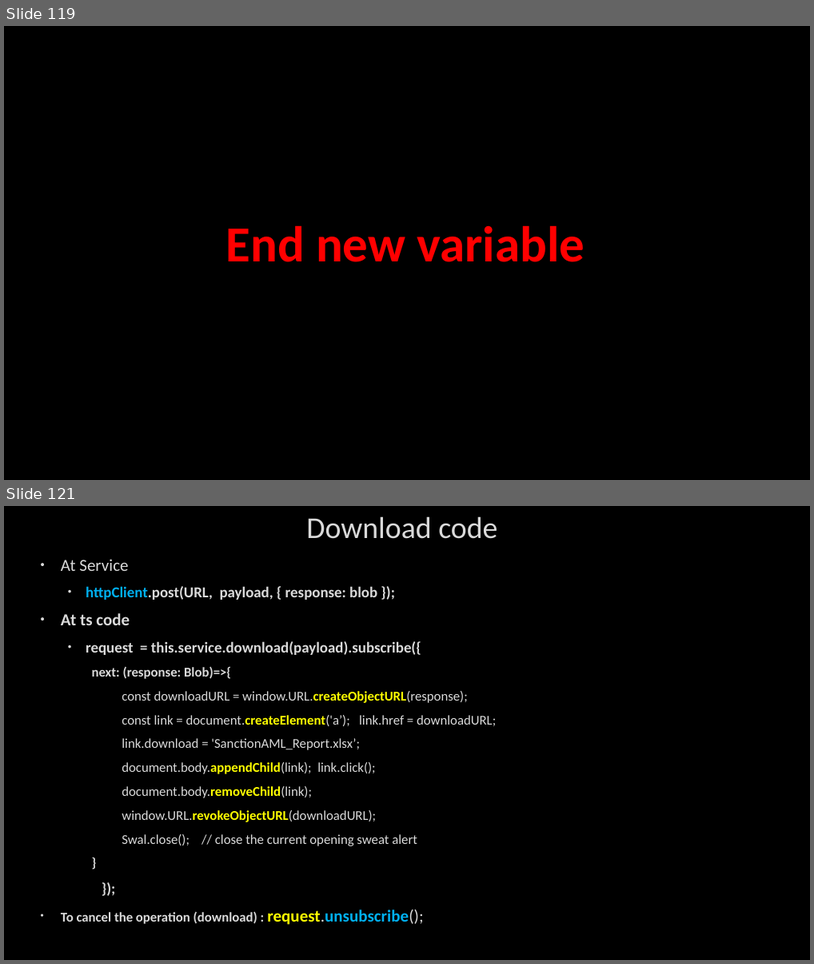
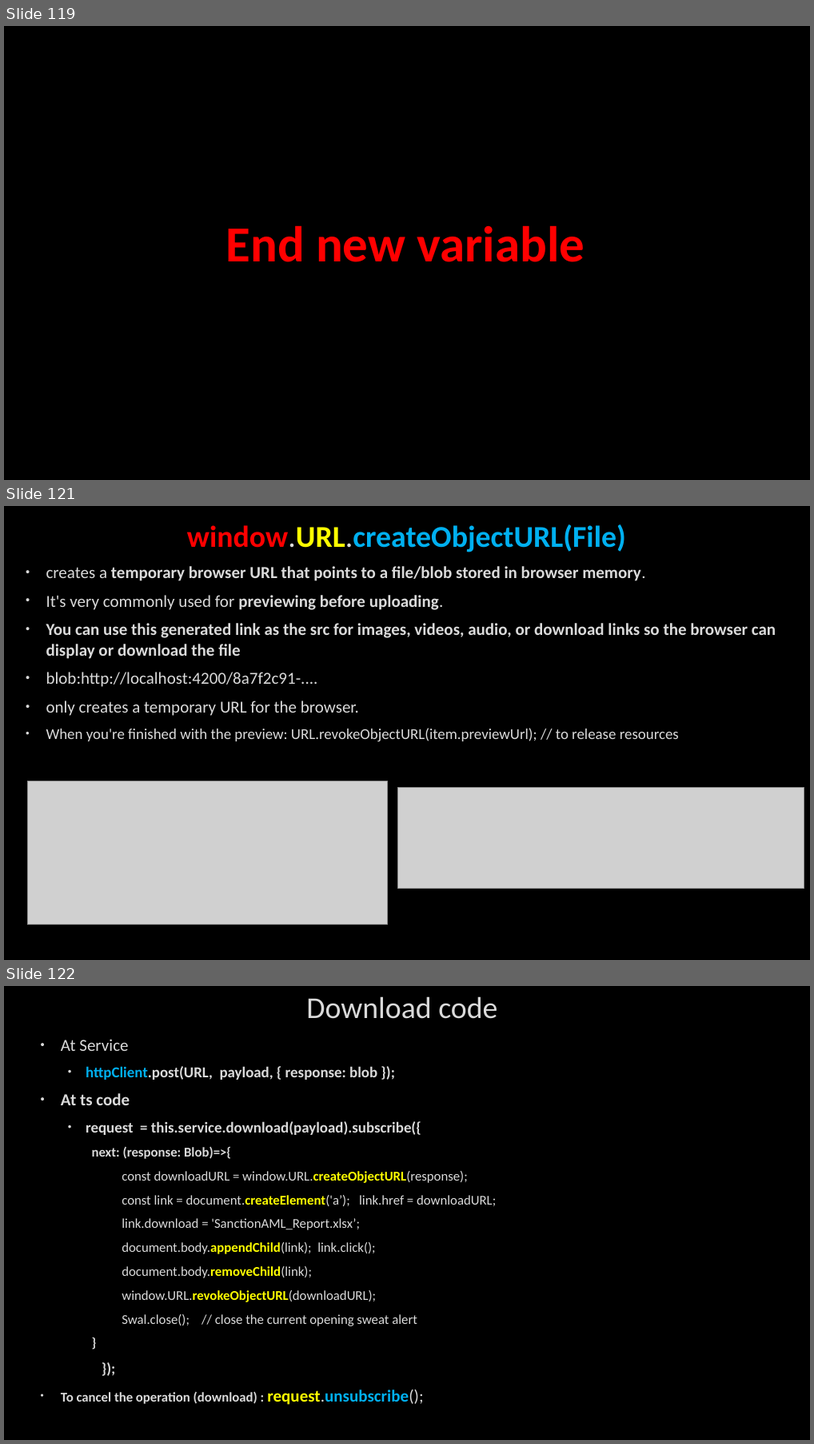
Before and after one commit to AhmedMohamedSamir1/Summary, a slide deck: Angular & type script/Angular.pptx. Shown one above the other, each under a label of ours: slides 119 and 121 before the commit, slides 119, 121 and 122 after it; the slides between them are not shown. The pictures are 814x964 and 814x1444 pixels, drawn with LibreOffice and Linux fonts; fonts in the diff are those of the drawing; grey boxes stand for pictures; background and template pictures are left out. Boxes give left, top, right and bottom in pixels: in the first picture for what was removed or moved away, otherwise in the second. Text is boxed around its words. In the diff, an @@ line names an element or a change of style, - is before the commit and + after.

```diff
--- a/Angular & type script/Angular.pptx
+++ b/Angular & type script/Angular.pptx
@@ slide 121 added at [4,506,810,960], background picture (left out) @@
@@ title added at [187,524,626,552], 36 pt, text #00B0F0, bold @@
+window.URL.createObjectURL(File)
@@ text added at [46,566,776,742], 20 pt, text #DADADA @@
+• creates a temporary browser URL that points to a file/blob stored in browser memory.
+• It's very commonly used for previewing before uploading.
+• You can use this generated link as the src for images, videos, audio, or download links so the browser can display or download the file
+• blob:http://localhost:4200/8a7f2c91-....
+• only creates a temporary URL for the browser.
+• When you're finished with the preview: URL.revokeObjectURL(item.previewUrl); // to release resources
@@ picture added at [27,780,387,924] @@
@@ picture added at [398,788,804,888] @@
@@ what was slide 121 is now slide 122 @@
```
Also in this commit, not shown: 2 slides changed, 2 other files.
